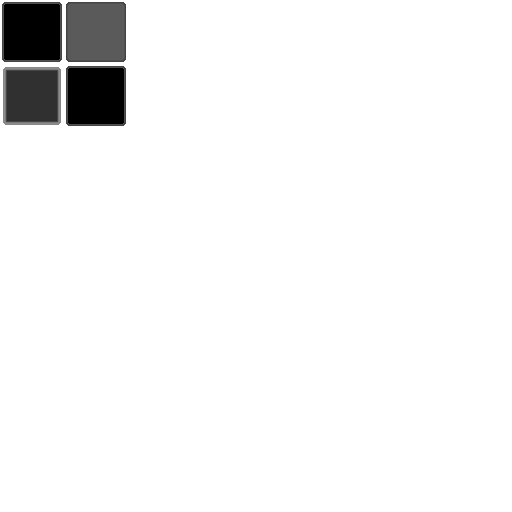
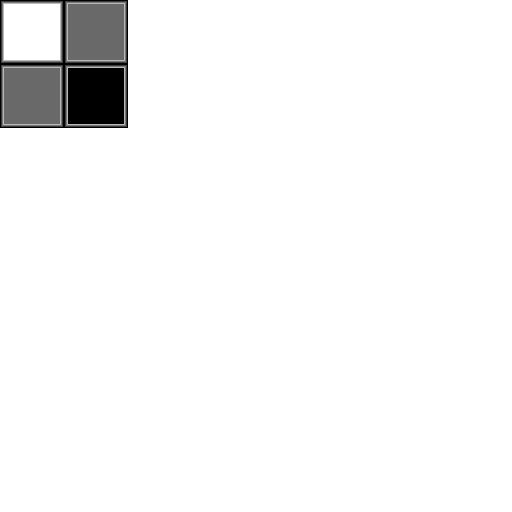
The second 512 x 512 image is a revision of the first. Changes to its layers:
painted on "Layer" over [0, 0, 128, 128]
